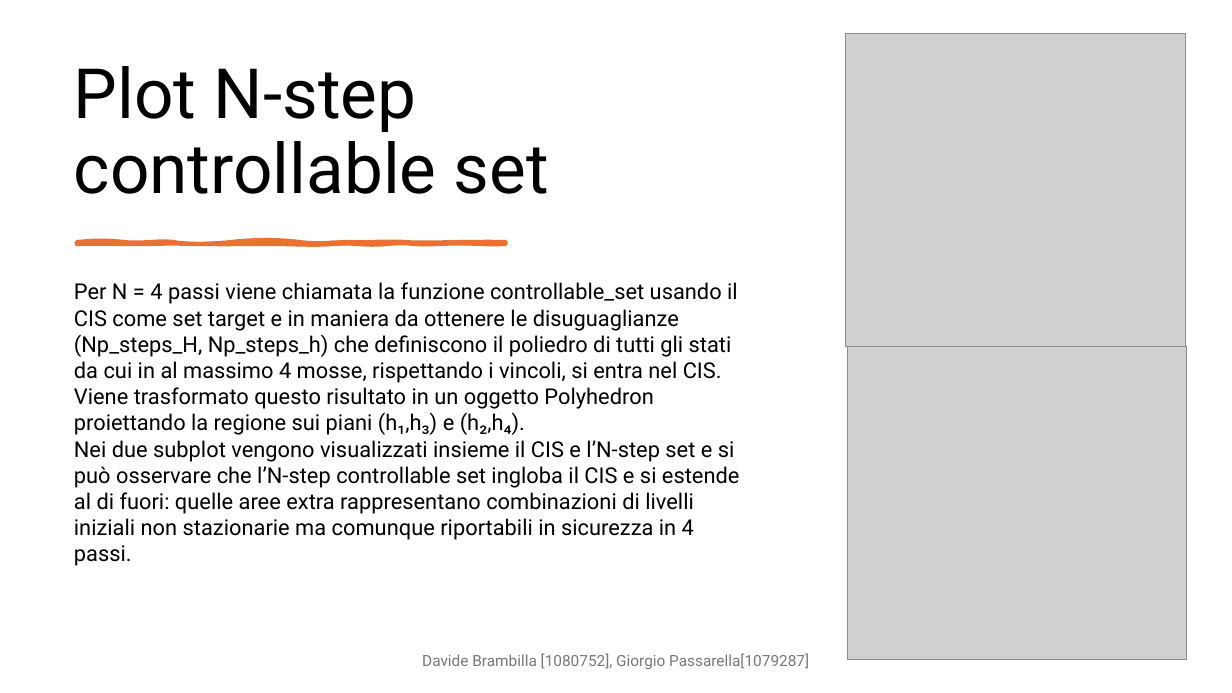
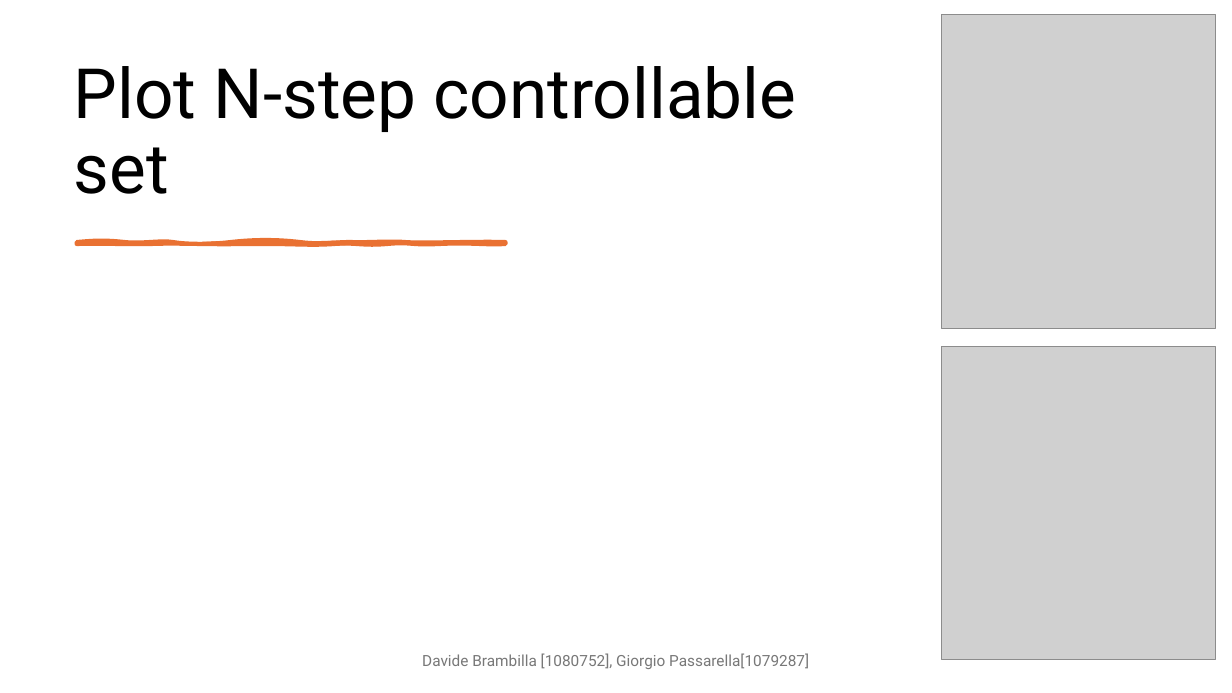
Before and after one commit to DavideBrambilla98/interconnectedTanksMPC, a slide deck: slide 16 of cam.pptx. Drawn at 1232x693 pixels with LibreOffice and Linux fonts; fonts in the diff are those of the drawing; grey boxes stand for pictures. Boxes give left, top, right and bottom in pixels: in the first picture for what was removed or moved away, otherwise in the second. Text is boxed around its words. In the diff, an @@ line names an element or a change of style, - is before the commit and + after.

```diff
--- a/cam.pptx
+++ b/cam.pptx
@@ picture: place and size @@
-picture at (846,33,1185,347)
+picture at (942,15,1215,328)
@@ title "Plot N-step controllable set" rewrapped from (74,66,549,194) to (74,66,797,194) @@
@@ text removed at (74,282,740,566) @@
-Per N = 4 passi viene chiamata la funzione controllable_set usando il CIS come set target e in maniera da ottenere le disuguaglianze (Np_steps_H, Np_steps_h) che definiscono il poliedro di tutti gli stati da cui in al massimo 4 mosse, rispettando i vincoli, si entra nel CIS. Viene trasformato questo risultato in un oggetto Polyhedron proiettando la regione sui piani (h₁,h₃) e (h₂,h₄).
-Nei due subplot vengono visualizzati insieme il CIS e l’N-step set e si può osservare che l’N-step controllable set ingloba il CIS e si estende al di fuori: quelle aree extra rappresentano combinazioni di livelli iniziali non stazionarie ma comunque riportabili in sicurezza in 4 passi.
@@ picture: place and size @@
-picture at (848,347,1187,660)
+picture at (942,347,1215,660)
```
Also in this commit, not shown: 7 other slides changed, 1 other file.
